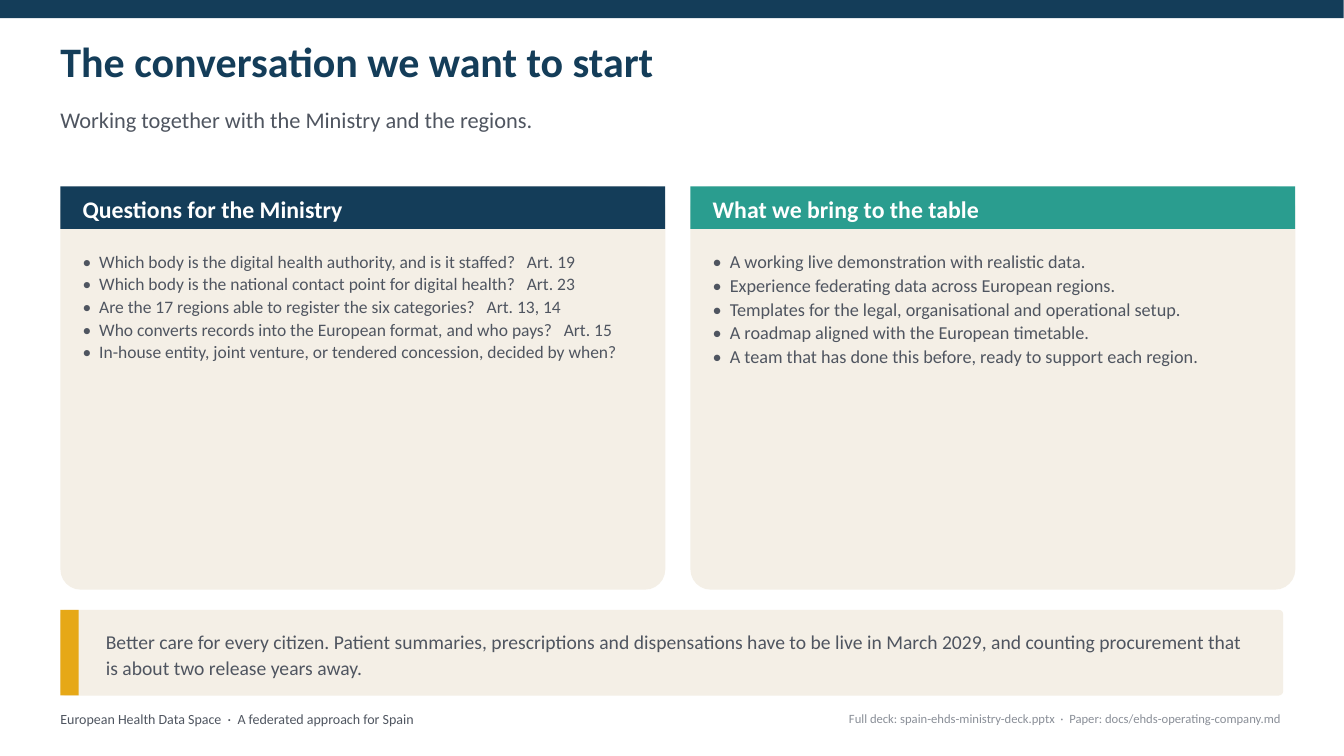
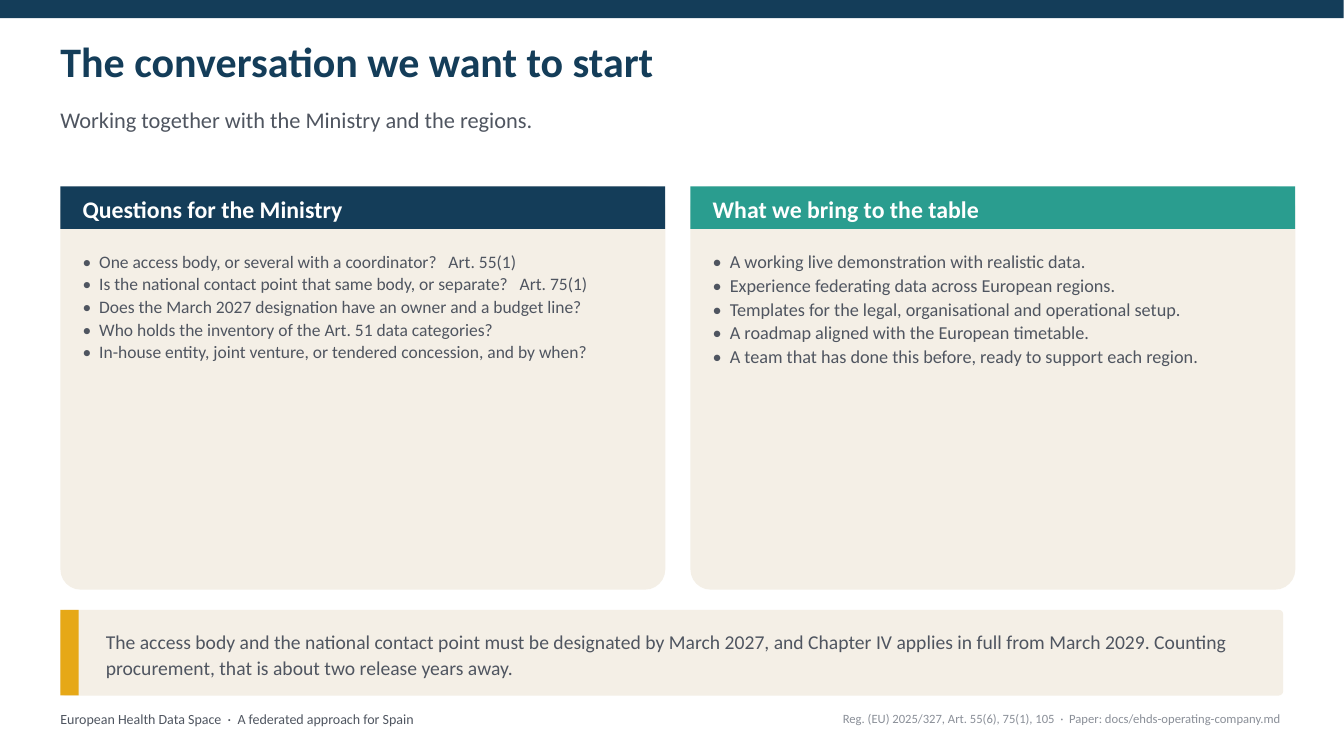
Before and after one commit to ma3u/MinimumViableHealthDataspacev2, a slide deck: slide 5 of docs/demos/spain-ehds-5-slides.pptx. Drawn at 1344x756 pixels with LibreOffice and Linux fonts; fonts in the diff are those of the drawing. Boxes give left, top, right and bottom in pixels: in the first picture for what was removed or moved away, otherwise in the second. Text is boxed around its words. In the diff, an @@ line names an element or a change of style, - is before the commit and + after.

Commit message:
docs(deck): the five-slide deck is about secondary use, at the larger size
Reverts the subject of the previous commit and keeps its sizing work. The deck
argues secondary use again: seventeen regional datasets becoming one research
resource, one application, one permit, and no rows leaving the environment.

The size fix stays and now applies to the secondary-use material. The
operating-model diagram is drawn a second time at 2.3:1 as
ehds-operating-model-wide.svg, which fills the full 12.13in of a slide rather
than the 6.68in the 1.3:1 original could manage. The bilingual journey
infographic goes from 7.4in to 9.73in, and gets a slide to itself, because it is
the one picture that carries the whole argument. The secure-research-room
illustration runs at 7.2 by 5.4.

The 1.3:1 diagram stays as it is. It is the right shape for the issue and for a
document, where height costs nothing. The two renderings carry the same content
and have to be kept in step, which is why the wide one is a sibling file rather
than a flag: the copy is hand-wrapped to the column width.

The primary-use diagram from the previous commit is kept and documented rather
than deleted. It is not used by this deck, but the long deck covers primary use
too.

```diff
--- a/docs/demos/spain-ehds-5-slides.pptx
+++ b/docs/demos/spain-ehds-5-slides.pptx
@@ text at (99,255,587,361): text changed @@
-• Which body is the digital health authority, and is it staffed? Art. 19
-• Which body is the national contact point for digital health? Art. 23
-• Are the 17 regions able to register the six categories? Art. 13, 14
-• Who converts records into the European format, and who pays? Art. 15
-• In-house entity, joint venture, or tendered concession, decided by when?
+• One access body, or several with a coordinator? Art. 55(1)
+• Is the national contact point that same body, or separate? Art. 75(1)
+• Does the March 2027 designation have an owner and a budget line?
+• Who holds the inventory of the Art. 51 data categories?
+• In-house entity, joint venture, or tendered concession, and by when?
@@ text at (106,635,1226,678): text changed @@
-Better care for every citizen. Patient summaries, prescriptions and dispensations have to be live in March 2029, and counting procurement that is about two release years away.
+The access body and the national contact point must be designated by March 2027, and Chapter IV applies in full from March 2029. Counting procurement, that is about two release years away.
@@ text at (843,714,1280,725): text changed @@
-Full deck: spain-ehds-ministry-deck.pptx · Paper: docs/ehds-operating-company.md
+Reg. (EU) 2025/327, Art. 55(6), 75(1), 105 · Paper: docs/ehds-operating-company.md
```
Also in this commit, not shown: 4 other slides changed, 6 other files.
